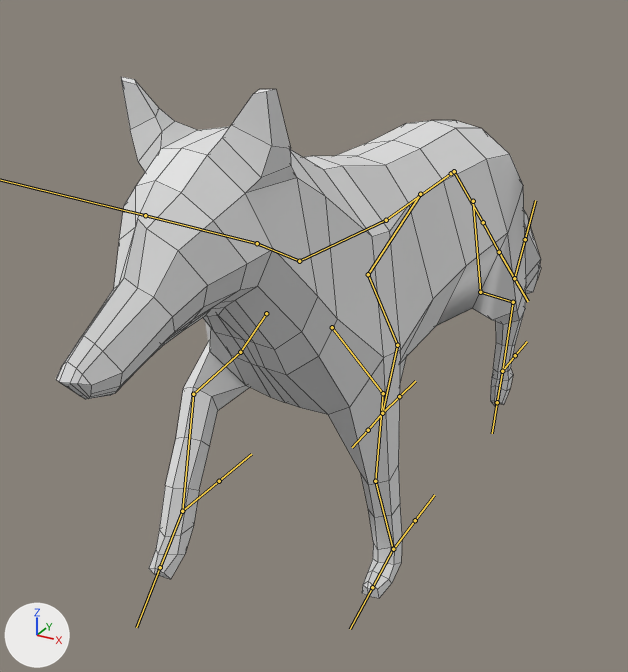
An edit to the FBX model Assets/Models/Fox.fbx, drawn before and after from the same camera.
Camera for both pictures: a camera (50 mm lens) standing at (3.06, -7.22, 5.07) and looking at (-0.69, -0.41, 1.67). Lighting does not change. The marker at lower left points along +X, +Y and +Z. Both versions are drawn at frame 31 of the action 'Armature|Fox_Walk'; the numbers are the values there. The bones that bend it are drawn over the model as lines. Mesh edges are drawn as thin lines.
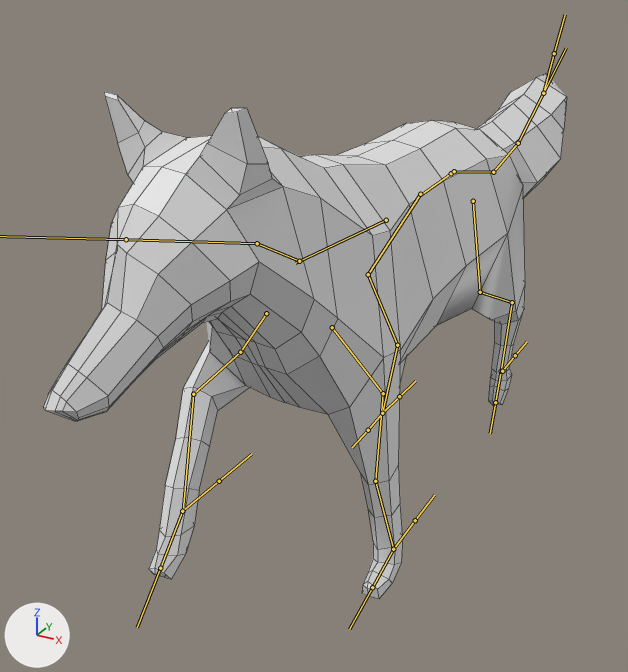
Edits to the bpy script that builds the scene:
```text
Change bone_head:
    where bone_head = bpy.data.objects['Armature'].pose.bones['Head']  # child of 'Neck'
    bone_head.rotation_quaternion: (1.0, 0.0, 0.0, 0.0) -> (0.997, -0.062, -0.016, -0.047)  # degrees (0, 0, 0) -> degrees (-7, -2, -5)
Change bone_tail:
    where bone_tail = bpy.data.objects['Armature'].pose.bones['Tail']
    bone_tail.rotation_quaternion: (1.0, 0.0, 0.0, 0.0) -> (0.976, -0.217, 0.001, -0.001)  # degrees (0, 0, 0) -> degrees (-25, 0, 0)
Change bone_tail1:
    where bone_tail1 = bpy.data.objects['Armature'].pose.bones['Tail1']  # child of 'Tail'
    bone_tail1.rotation_quaternion: (1.0, 0.0, 0.0, 0.0) -> (0.98, 0.197, -0.001, 0.0)  # degrees (0, 0, 0) -> degrees (23, 0, 0)
Change bone_tail2:
    where bone_tail2 = bpy.data.objects['Armature'].pose.bones['Tail2']  # child of 'Tail1'
    bone_tail2.rotation_quaternion: (1.0, 0.0, 0.0, 0.0) -> (0.991, 0.131, 0.0, 0.0)  # degrees (0, 0, 0) -> degrees (15, 0, 0)
```

Location of each change, (x1, y1, x2, y2) in pixels of the pictures (628 x 672 px):
'Cylinder', posed (8% wider): before (56, 77, 541, 598); after (43, 74, 566, 598)
bone 'Head', root to tip: before (257, 243) to (145, 215); after (257, 243) to (126, 239)
bone 'Tail', root to tip: before (454, 171) to (483, 222); after (454, 171) to (493, 172)
bone 'Tail1', root to tip: before (483, 222) to (499, 252); after (493, 172) to (518, 143)
bone 'Tail2', root to tip: before (499, 252) to (514, 278); after (518, 143) to (543, 93)
